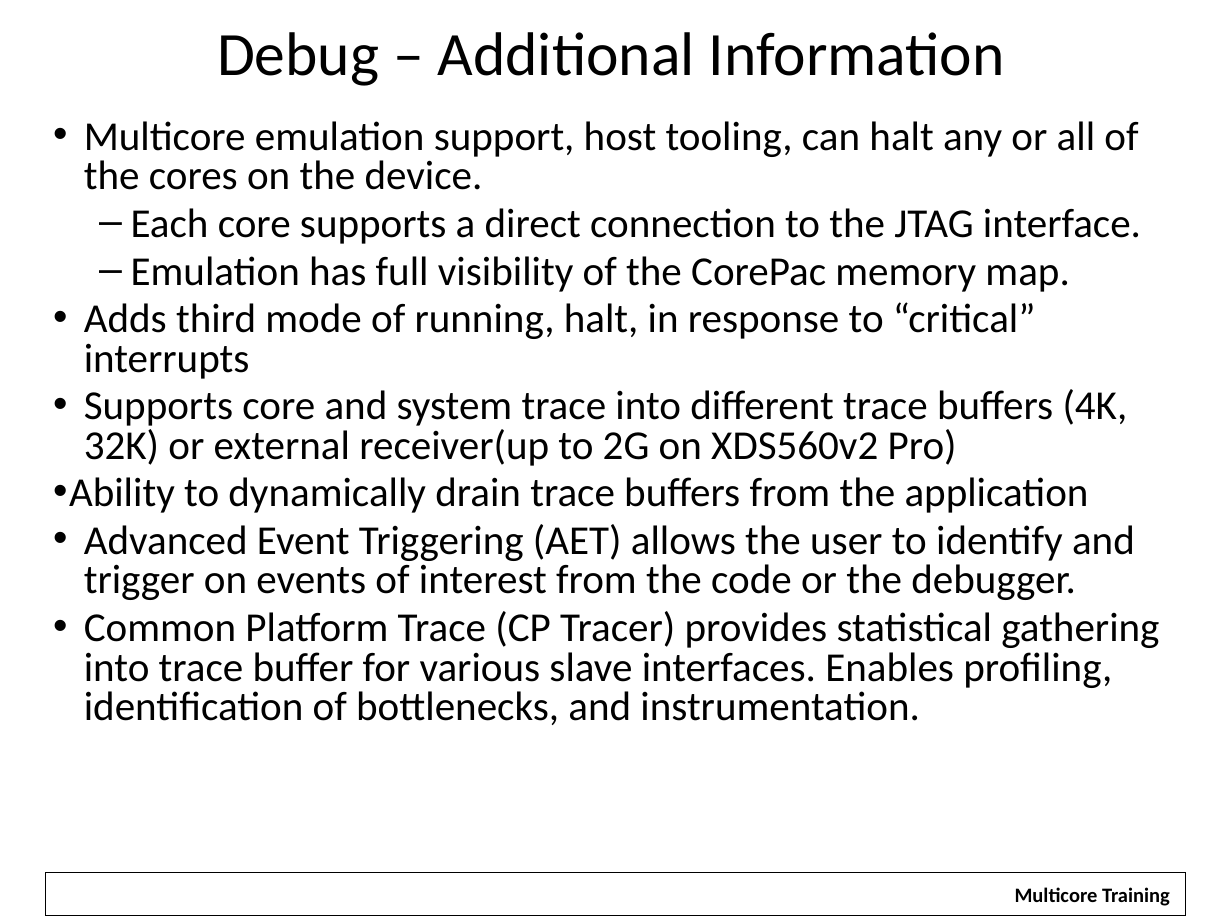
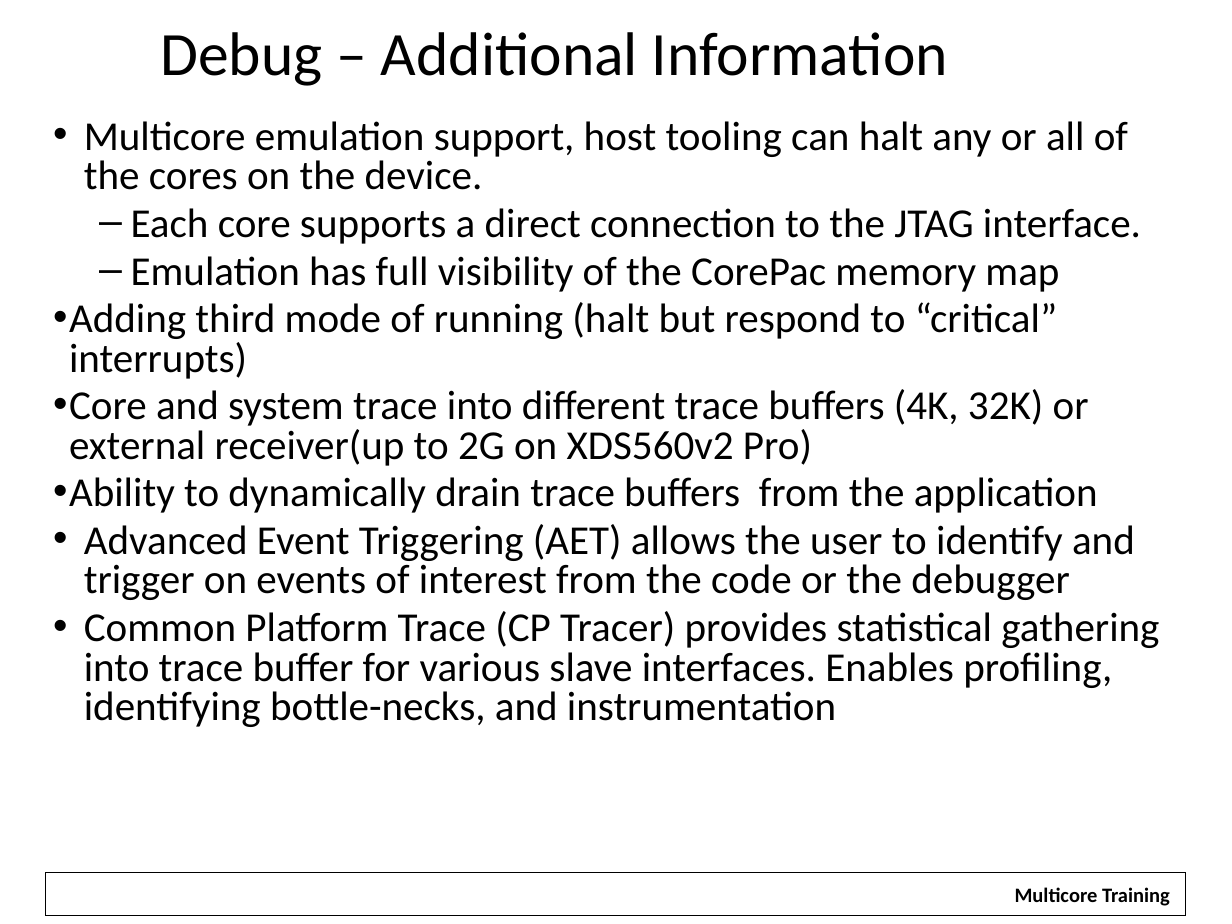
Before and after one commit to hari1989/keystone-workshop, a slide deck: slide 35 of slides/KeyStone Overview.pptx (slide 27 before the commit). Drawn at 1232x924 pixels with LibreOffice and Linux fonts; fonts in the diff are those of the drawing; background and template pictures are left out. Boxes give left, top, right and bottom in pixels: in the first picture for what was removed or moved away, otherwise in the second. Text is boxed around its words. In the diff, an @@ line names an element or a change of style, - is before the commit and + after.

```diff
--- a/slides/KeyStone Overview.pptx
+++ b/slides/KeyStone Overview.pptx
@@ title "Debug – Additional Information" moved from (x1=217, y1=32, x2=1005, y2=86) to (x1=160, y1=32, x2=948, y2=86) @@
@@ text at (x1=84, y1=121, x2=1128, y2=190): text changed @@
-• Multicore emulation support, host tooling, can halt any or all of the cores on the device.
+• Multicore emulation support, host tooling can halt any or all of the cores on the device.
@@ text at (x1=69, y1=256, x2=1089, y2=466): text changed @@
-  – Emulation has full visibility of the CorePac memory map.
-• Adds third mode of running, halt, in response to “critical” interrupts
-• Supports core and system trace into different trace buffers (4K, 32K) or external receiver(up to 2G on XDS560v2 Pro)
+  – Emulation has full visibility of the CorePac memory map
+• Adding third mode of running (halt but respond to “critical” interrupts)
+• Core and system trace into different trace buffers (4K, 32K) or external receiver(up to 2G on XDS560v2 Pro)
@@ text at (x1=84, y1=524, x2=1159, y2=727): text changed @@
-• Advanced Event Triggering (AET) allows the user to identify and trigger on events of interest from the code or the debugger.
-• Common Platform Trace (CP Tracer) provides statistical gathering into trace buffer for various slave interfaces. Enables profiling, identification of bottlenecks, and instrumentation.
+• Advanced Event Triggering (AET) allows the user to identify and trigger on events of interest from the code or the debugger
+• Common Platform Trace (CP Tracer) provides statistical gathering into trace buffer for various slave interfaces. Enables profiling, identifying bottle-necks, and instrumentation
```
Also in this commit, not shown: 20 other slides changed, 2 slides added, 1 slide removed, 1 other file.
